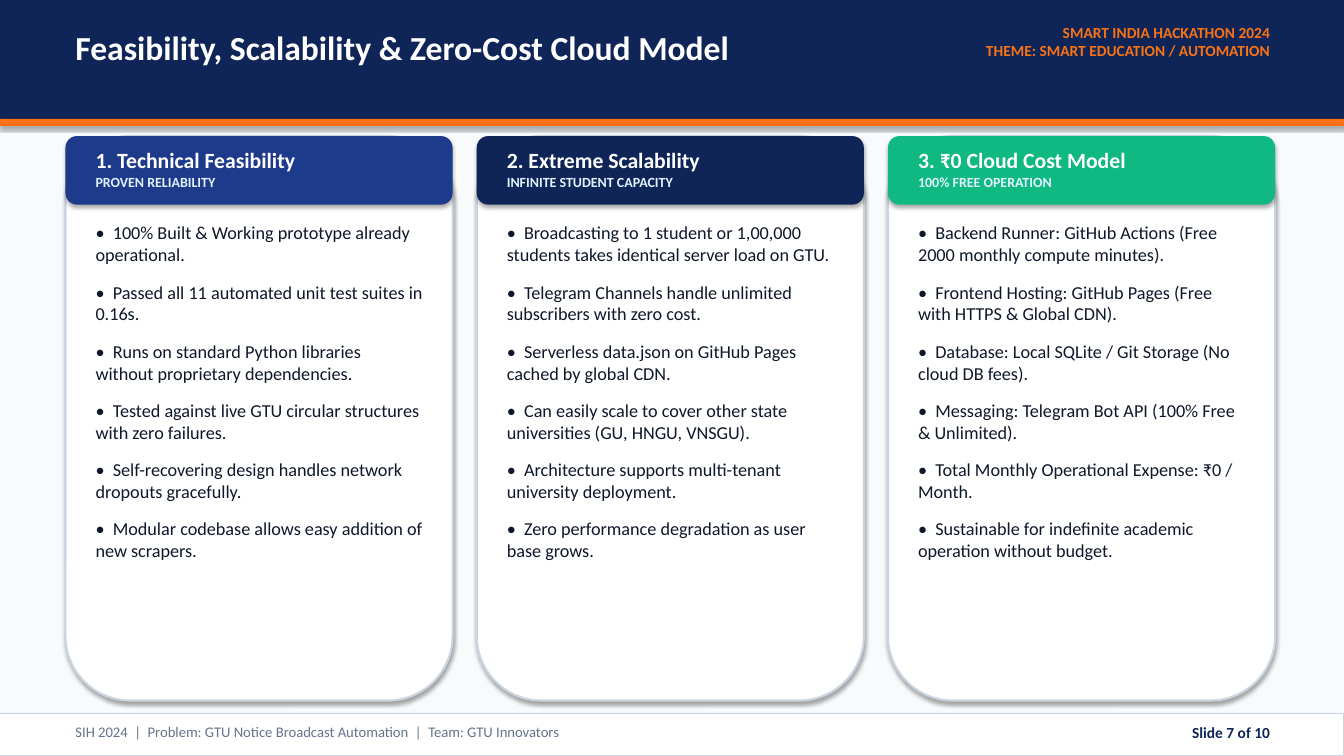
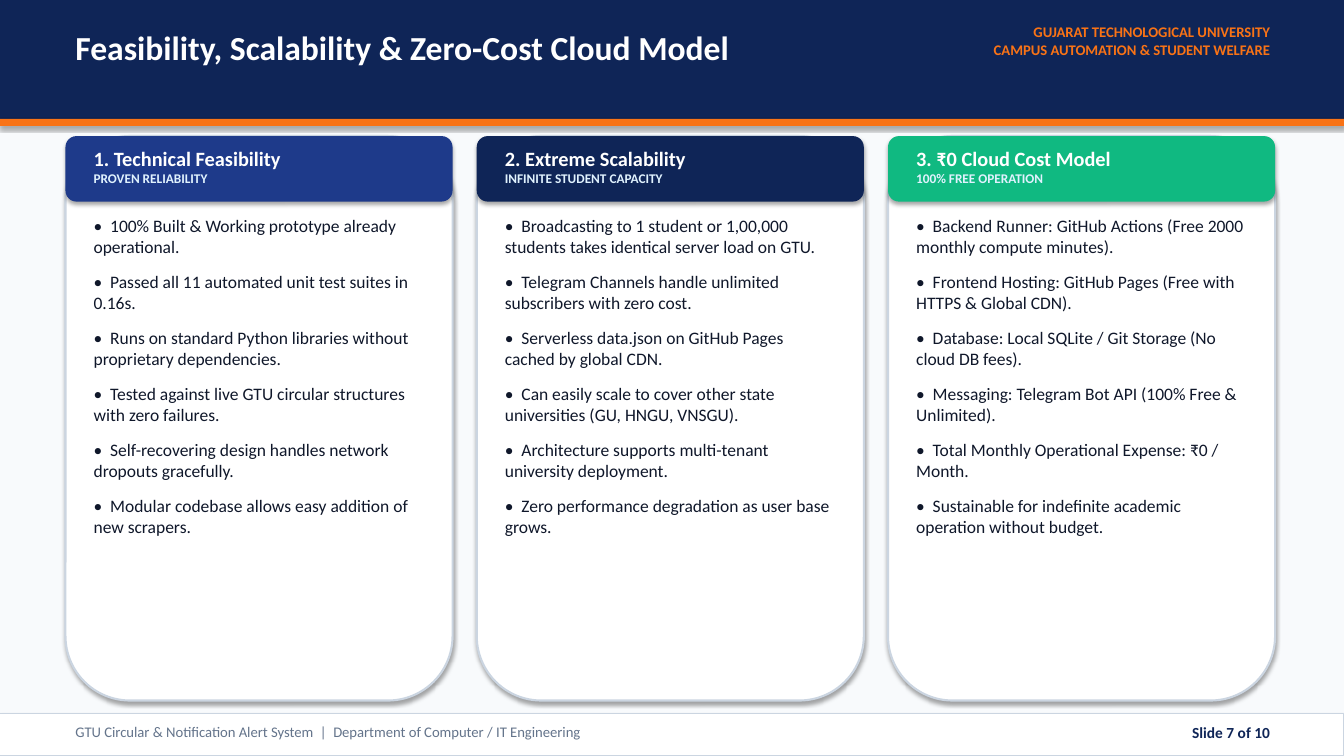
Before and after one commit to SMuhammad24/GTUAlertsystem, a slide deck: slide 7 of SIH2024_GTU_Alert_System_Presentation.pptx. Drawn at 1344x756 pixels with LibreOffice and Linux fonts; fonts in the diff are those of the drawing. Boxes give left, top, right and bottom in pixels: in the first picture for what was removed or moved away, otherwise in the second. Text is boxed around its words. In the diff, an @@ line names an element or a change of style, - is before the commit and + after.

```diff
--- a/SIH2024_GTU_Alert_System_Presentation.pptx
+++ b/SIH2024_GTU_Alert_System_Presentation.pptx
@@ text at [994, 27, 1270, 55]: text changed; size 11 to 10.5 pt @@
-SMART INDIA HACKATHON 2024
-THEME: SMART EDUCATION / AUTOMATION
+GUJARAT TECHNOLOGICAL UNIVERSITY
+CAMPUS AUTOMATION & STUDENT WELFARE
@@ text "1. Technical Feasibility" at [94, 151, 281, 183]: size 15.5 to 14.5 pt in "1. Technical Feasibility"; size 10 to 9.5 pt in "PROVEN RELIABILITY" @@
@@ text "2. Extreme Scalability" at [505, 151, 686, 183]: size 15.5 to 14.5 pt in "2. Extreme Scalability"; size 10 to 9.5 pt in "INFINITE STUDENT CAPACITY" @@
@@ text "3. ₹0 Cloud Cost Model" at [916, 151, 1111, 183]: size 15.5 to 14.5 pt in "3. ₹0 Cloud Cost Model"; size 10 to 9.5 pt in "100% FREE OPERATION" @@
@@ size 13 to 12.5 pt; less space between paragraphs in 3 elements at [94, 220, 409, 536], [916, 219, 1243, 536], [505, 220, 829, 536] @@
@@ text "• Backend Runner: GitHub Actions ...": place and size @@
-text "• Backend Runner: GitHub Actions ..." at [918, 226, 1235, 560]
+text "• Backend Runner: GitHub Actions ..." at [916, 219, 1243, 536]
@@ text at [75, 727, 580, 740]: text changed @@
-SIH 2024 | Problem: GTU Notice Broadcast Automation | Team: GTU Innovators
+GTU Circular & Notification Alert System | Department of Computer / IT Engineering
```
Also in this commit, not shown: 9 other slides changed, 1 other file.
